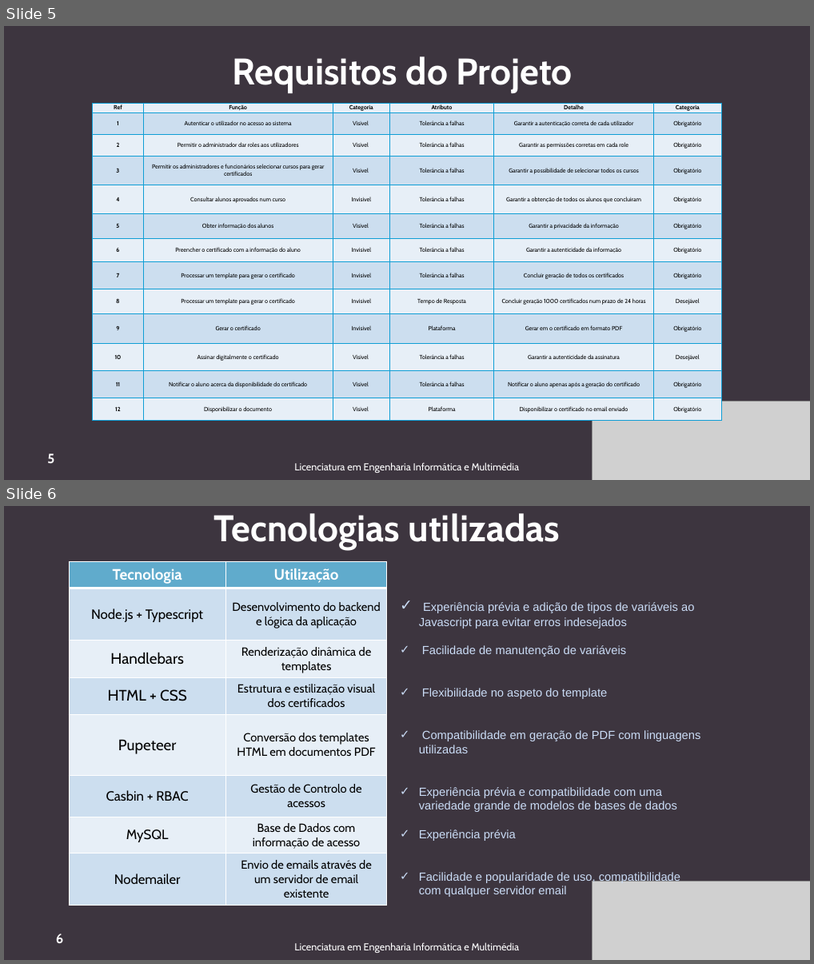
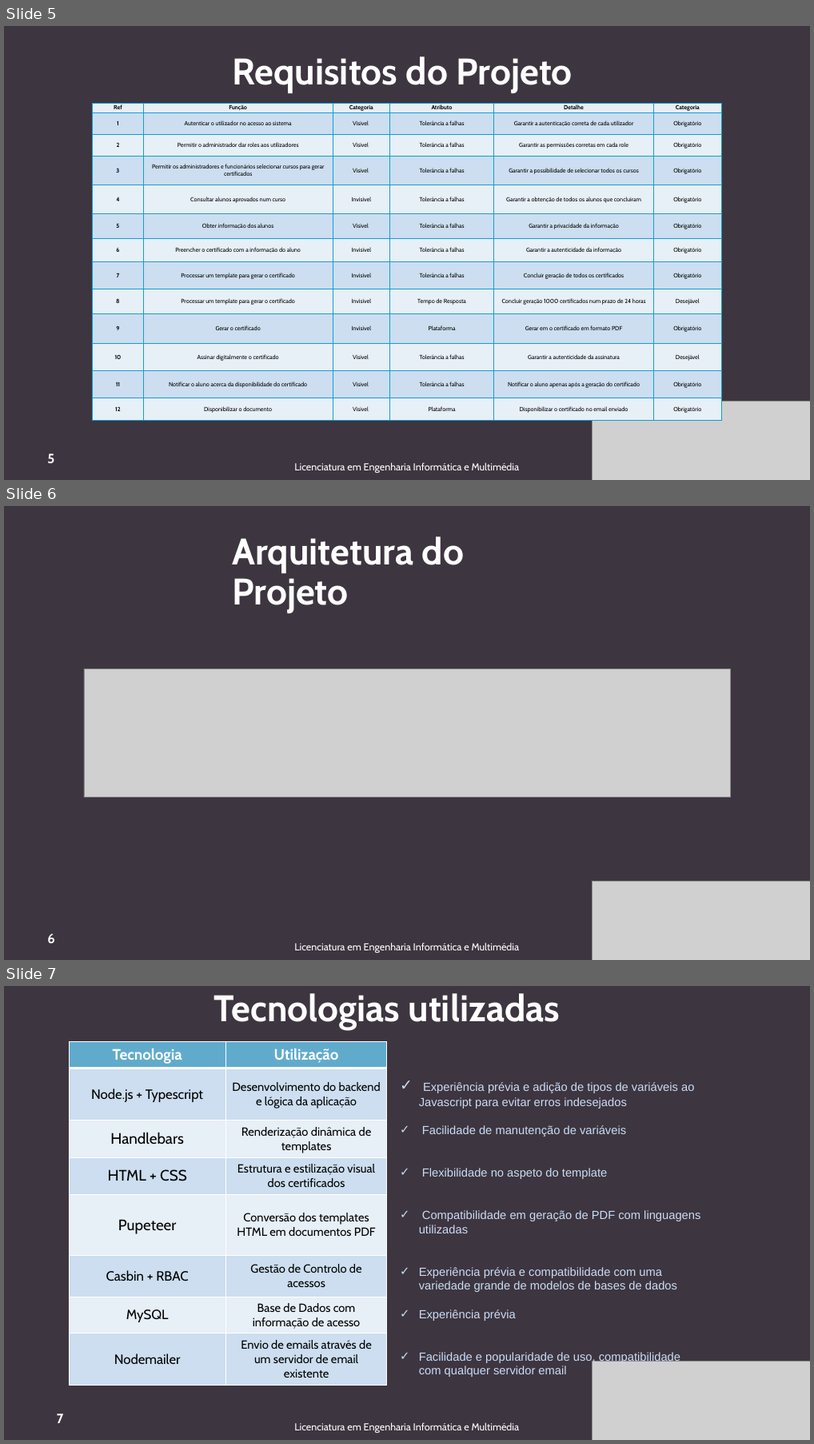
Before and after one commit to Emiwiana/Sistema-para-gera-o-autom-tica-de-Certificados-de-Curso, a slide deck: Planeamento/FEIM/ApresentacaoFeim_Proj41.pptx. Shown one above the other, each under a label of ours: slides 5 and 6 before the commit, slides 5, 6 and 7 after it. The pictures are 814x964 and 814x1444 pixels, drawn with LibreOffice and Linux fonts; fonts in the diff are those of the drawing; grey boxes stand for pictures. Boxes give left, top, right and bottom in pixels: in the first picture for what was removed or moved away, otherwise in the second. Text is boxed around its words. In the diff, an @@ line names an element or a change of style, - is before the commit and + after.

```diff
--- a/Planeamento/FEIM/ApresentacaoFeim_Proj41.pptx
+++ b/Planeamento/FEIM/ApresentacaoFeim_Proj41.pptx
@@ slide 6 added at bbox=[4, 506, 810, 960], background #3D353F @@
@@ text added at bbox=[233, 536, 464, 613], 44 pt, text #FFFFFF, bold @@
+Arquitetura do Projeto
@@ picture added at bbox=[84, 668, 730, 797] @@
@@ picture added at bbox=[592, 880, 810, 960] @@
@@ page number added at bbox=[47, 933, 54, 943], 16 pt, text #FFFFFF, bold @@
+6
@@ text added at bbox=[294, 942, 520, 952], 12 pt, text #FFFFFF @@
+Licenciatura em Engenharia Informática e Multimédia
@@ what was slide 6 is now slide 7 @@
@@ page number at bbox=[57, 1413, 64, 1423]: text changed @@
-6
+7
```
Also in this commit, not shown: 6 slides changed.
